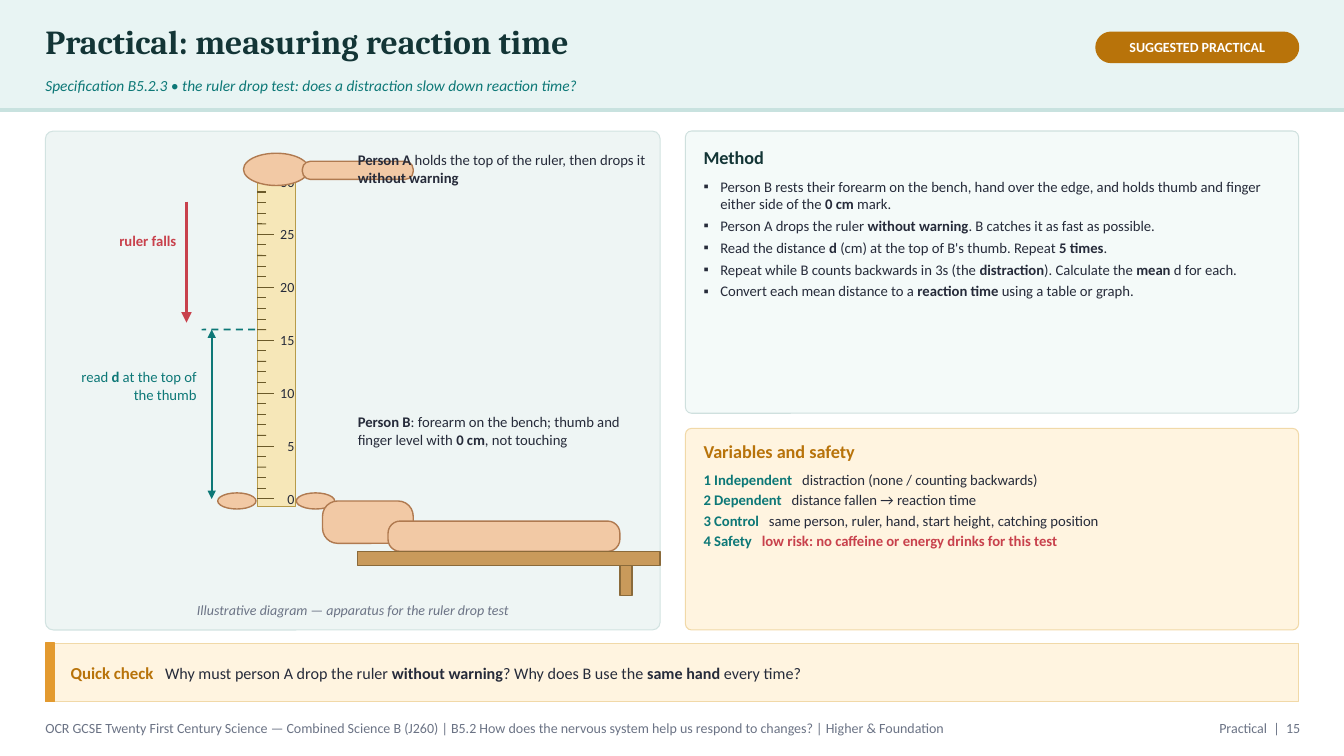
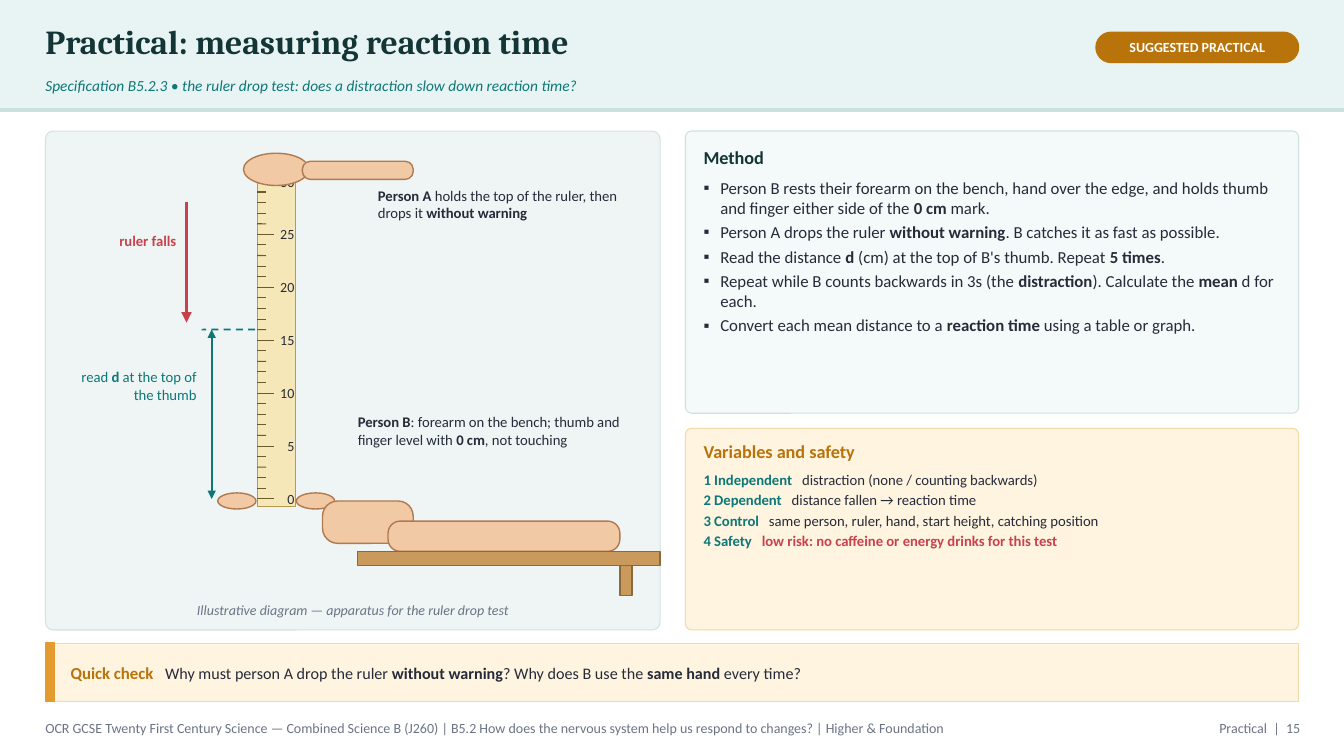
Before and after one commit to pstephenphilip-ship-it/Piri-MBBS, a slide deck: slide 15 of gcse-slides/ocr-biology/OCR21C_B5.2_NervousSystem_Combined.pptx. Drawn at 1344x756 pixels with LibreOffice and Linux fonts; fonts in the diff are those of the drawing. Boxes give left, top, right and bottom in pixels: in the first picture for what was removed or moved away, otherwise in the second. Text is boxed around its words. In the diff, an @@ line names an element or a change of style, - is before the commit and + after.

```diff
--- a/gcse-slides/ocr-biology/OCR21C_B5.2_NervousSystem_Combined.pptx
+++ b/gcse-slides/ocr-biology/OCR21C_B5.2_NervousSystem_Combined.pptx
@@ text "Person B rests their forearm ..." at <box>720,182,1273,334</box>: size 10.5 to 12 pt @@
@@ text "Person A holds the top ..." rewrapped from <box>358,153,645,187</box> to <box>378,190,618,221</box> @@
```
Also in this commit, not shown: 6 other slides changed, 2 other files.
